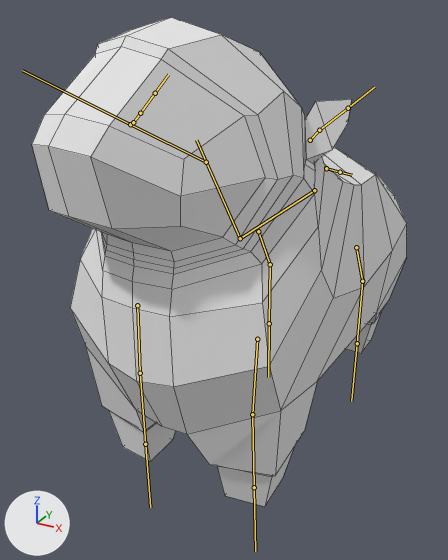
Two versions of the FBX model Assets/3D Models/sheep.fbx, one commit apart.
One viewpoint serves both versions: a 50 mm lens placed at (1.44, -3.09, 2.31), pointed at (-0.09, -0.31, 0.92). Arrows for +X, +Y and +Z are at lower left; the lights stay in place. Both versions are drawn at frame 1 of the action 'Armature|ArmatureAction'; the numbers are the values there. The bones that bend it are drawn over the model as lines. Mesh edges are drawn as thin lines.

The first picture shows 'sheep'.
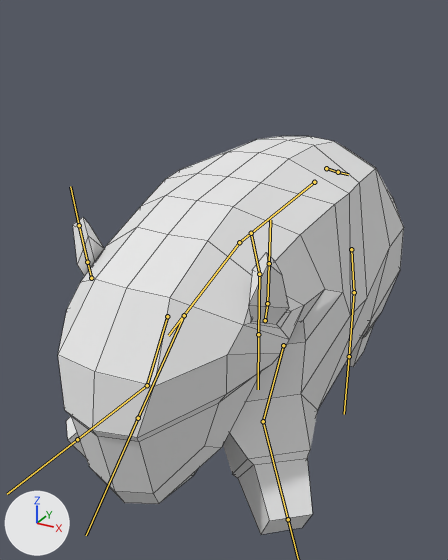
What changed in the scene script:
```text
Change bone_root_bone:
    where bone_root_bone = bpy.data.objects['Armature'].pose.bones['Root Bone']
    bone_root_bone.location: (0.0, 0.0, 0.0) -> (0.0, 0.008, -0.061)
    bone_root_bone.rotation_quaternion: (1.0, 0.0, 0.0, 0.0) -> (0.999, 0.038, 0.0, 0.0)  # degrees (0, 0, 0) -> degrees (4, 0, 0)
Change bone_bone_001:
    where bone_bone_001 = bpy.data.objects['Armature'].pose.bones['Bone.001']  # child of 'Root Bone'
    bone_bone_001.rotation_quaternion: (1.0, 0.031, 0.0, 0.0) -> (0.813, 0.582, 0.0, 0.0)  # degrees (4, 0, 0) -> degrees (71, 0, 0)
Change bone_bone_002:
    where bone_bone_002 = bpy.data.objects['Armature'].pose.bones['Bone.002']  # child of 'Bone.001'
    bone_bone_002.rotation_quaternion: (0.993, -0.089, -0.032, 0.07) -> (0.99, -0.139, 0.0, 0.0)  # degrees (-10, -3, 8) -> degrees (-16, 0, 0)
Change bone_bone_014:
    where bone_bone_014 = bpy.data.objects['Armature'].pose.bones['Bone.014']  # child of 'Bone.012'
    bone_bone_014.rotation_quaternion: (0.986, 0.152, -0.064, 0.022) -> (1.0, 0.0, 0.0, 0.0)  # degrees (17, -8, 1) -> degrees (0, 0, 0)
Change bone_bone_015:
    where bone_bone_015 = bpy.data.objects['Armature'].pose.bones['Bone.015']  # child of 'Bone.013'
    bone_bone_015.rotation_quaternion: (0.999, -0.041, 0.019, -0.004) -> (1.0, 0.0, 0.0, 0.0)  # degrees (-5, 2, -1) -> degrees (0, 0, 0)
Change bone_bone_003:
    where bone_bone_003 = bpy.data.objects['Armature'].pose.bones['Bone.003']
    bone_bone_003.location: (0.0, 0.034, -0.234) -> (0.0, 0.168, 0.109)
    bone_bone_003.rotation_quaternion: (0.999, 0.044, 0.0, 0.0) -> (0.977, -0.211, 0.0, 0.0)  # degrees (5, 0, 0) -> degrees (-24, 0, 0)
Change bone_bone_004:
    where bone_bone_004 = bpy.data.objects['Armature'].pose.bones['Bone.004']  # child of 'Bone.003'
    bone_bone_004.rotation_quaternion: (1.0, -0.027, 0.0, 0.0) -> (0.886, -0.284, -0.282, -0.234)  # degrees (-3, 0, 0) -> degrees (-29, -39, -19)
Change bone_bone_005:
    where bone_bone_005 = bpy.data.objects['Armature'].pose.bones['Bone.005']
    bone_bone_005.location: (0.0, 0.033, -0.189) -> (0.0, 0.168, 0.105)
    bone_bone_005.rotation_quaternion: (0.998, 0.065, 0.0, 0.0) -> (0.977, -0.211, 0.0, 0.0)  # degrees (7, 0, 0) -> degrees (-24, 0, 0)
Change bone_bone_006:
    where bone_bone_006 = bpy.data.objects['Armature'].pose.bones['Bone.006']  # child of 'Bone.005'
    bone_bone_006.rotation_quaternion: (0.997, -0.076, 0.0, 0.0) -> (0.891, -0.286, 0.271, 0.225)  # degrees (-9, 0, 0) -> degrees (-29, 38, 18)
Change bone_bone_007:
    where bone_bone_007 = bpy.data.objects['Armature'].pose.bones['Bone.007']
    bone_bone_007.location: (0.0, 0.069, 0.096) -> (0.0, 0.0, 0.0)
    bone_bone_007.rotation_quaternion: (0.994, 0.105, 0.0, 0.0) -> (1.0, 0.0, 0.0, 0.0)  # degrees (12, 0, 0) -> degrees (0, 0, 0)
Change bone_bone_008:
    where bone_bone_008 = bpy.data.objects['Armature'].pose.bones['Bone.008']  # child of 'Bone.007'
    bone_bone_008.rotation_quaternion: (0.994, -0.112, 0.0, 0.0) -> (1.0, 0.0, 0.0, 0.0)  # degrees (-13, 0, 0) -> degrees (0, 0, 0)
Change bone_bone_009:
    where bone_bone_009 = bpy.data.objects['Armature'].pose.bones['Bone.009']
    bone_bone_009.location: (0.0, 0.07, 0.101) -> (0.0, 0.0, 0.0)
    bone_bone_009.rotation_quaternion: (0.996, 0.088, 0.0, 0.0) -> (1.0, 0.0, 0.0, 0.0)  # degrees (10, 0, 0) -> degrees (0, 0, 0)
Change bone_bone_010:
    where bone_bone_010 = bpy.data.objects['Armature'].pose.bones['Bone.010']  # child of 'Bone.009'
    bone_bone_010.rotation_quaternion: (0.997, -0.083, 0.0, 0.0) -> (1.0, 0.0, 0.0, 0.0)  # degrees (-9, 0, 0) -> degrees (0, 0, 0)
Change bone_bone_011:
    where bone_bone_011 = bpy.data.objects['Armature'].pose.bones['Bone.011']
    bone_bone_011.rotation_quaternion: (1.0, 0.0, 0.008, -0.028) -> (1.0, 0.0, 0.0, 0.0)  # degrees (0, 1, -3) -> degrees (0, 0, 0)
```

Boxes (x1, y1, x2, y2) around the edits, measured in the pictures (448 x 560 px):
'sheep', posed (8% narrower, 18% shorter): before (32, 17, 407, 506); after (58, 136, 404, 535)
bone 'Root Bone', root to tip: before (314, 190) to (240, 238); after (314, 182) to (239, 242)
bone 'Bone.001', root to tip: before (240, 238) to (196, 140); after (239, 242) to (168, 335)
bone 'Bone.002', root to tip: before (206, 162) to (130, 124); after (184, 315) to (138, 418)
bone 'Bone.014', root to tip: before (319, 130) to (348, 108); after (267, 303) to (269, 263)
bone 'Bone.015', root to tip: before (140, 113) to (155, 93); after (87, 262) to (79, 225)
bone 'Bone.003', root to tip: before (257, 339) to (252, 414); after (283, 345) to (263, 421)
bone 'Bone.004', root to tip: before (252, 414) to (254, 487); after (263, 421) to (288, 519)
bone 'Bone.005', root to tip: before (137, 305) to (140, 373); after (167, 316) to (147, 385)
bone 'Bone.006', root to tip: before (140, 373) to (145, 444); after (147, 385) to (77, 439)
bone 'Bone.007', root to tip: before (356, 247) to (362, 281); after (351, 249) to (354, 292)
bone 'Bone.008', root to tip: before (362, 281) to (357, 343); after (354, 292) to (349, 356)
bone 'Bone.009', root to tip: before (258, 231) to (270, 264); after (251, 233) to (259, 274)
bone 'Bone.010', root to tip: before (270, 264) to (269, 323); after (259, 274) to (258, 334)
bone 'Bone.011', root to tip: before (326, 168) to (340, 172); after (326, 168) to (338, 172)
